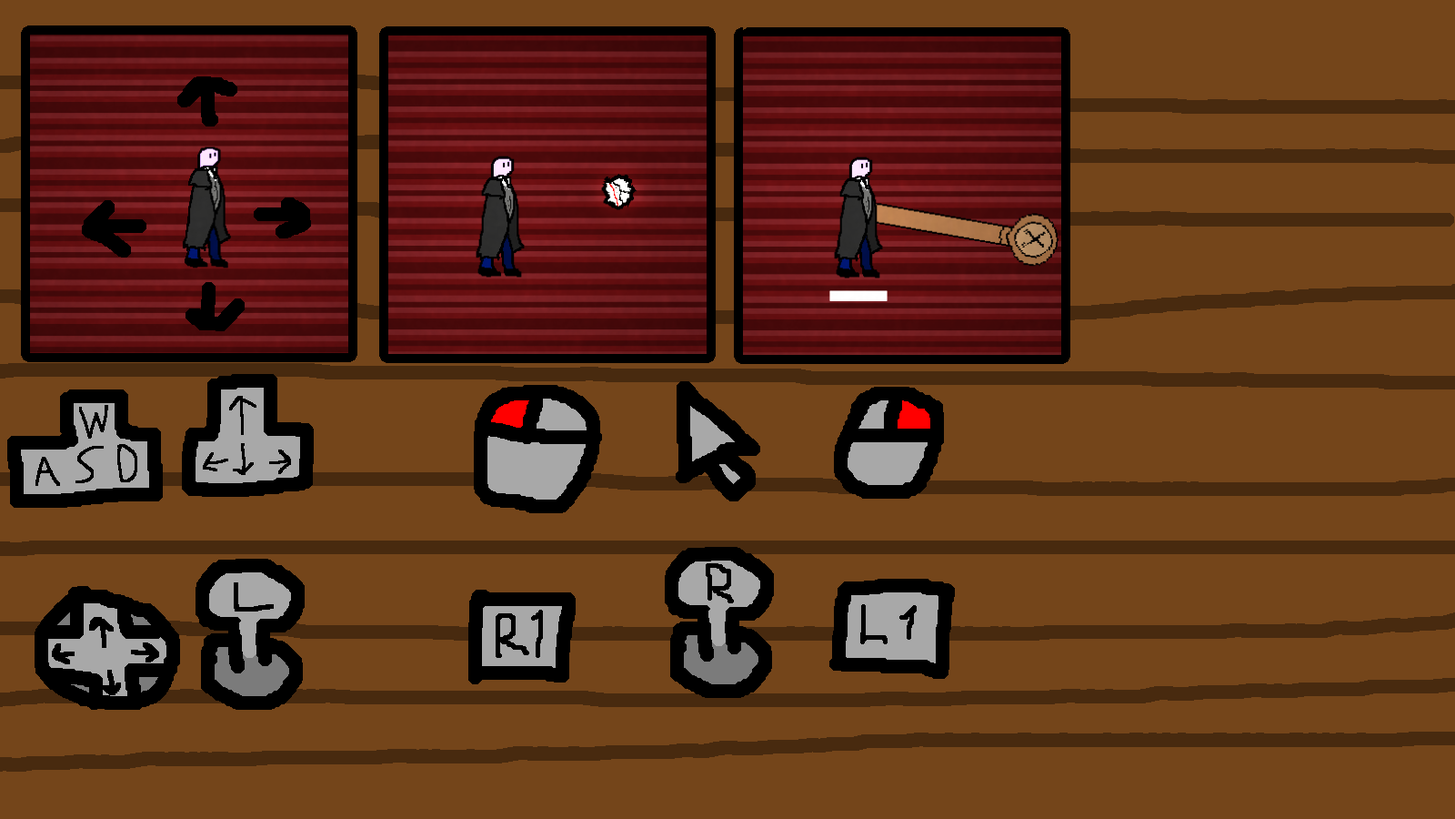
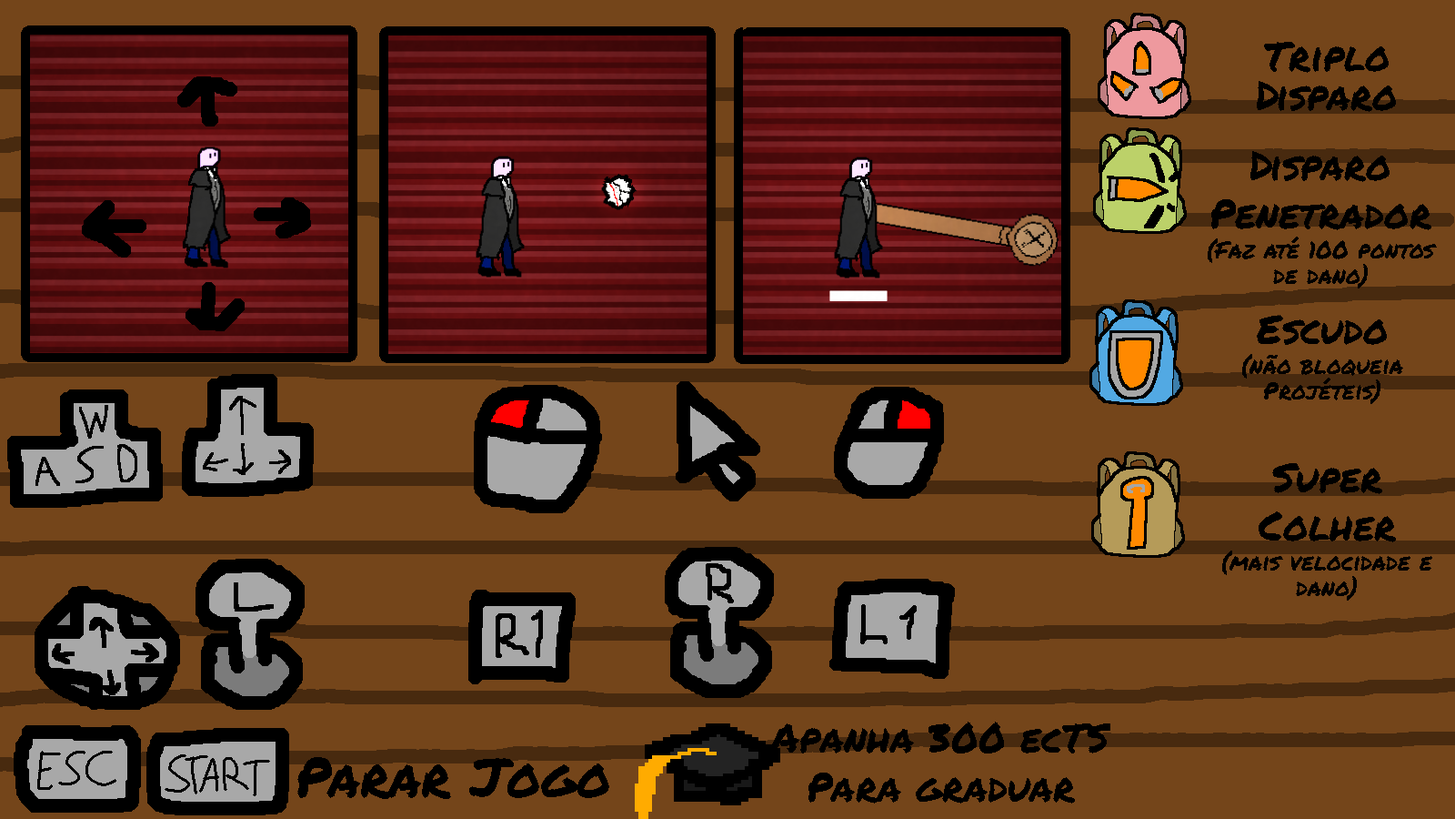
Comparing the layer stacks of the two 1455px x 819px images. Changes:
added layer "Parar Jogo" above "Pause Game" over bbox(297, 756, 610, 799)
added layer "Apanha 300 ecTS ..." above "Get 300 ECTS ..." over bbox(770, 721, 1111, 804)
added layer "PlayerCap.png" above "Camada #5" over bbox(634, 723, 781, 819)
added layer "Camada #5" above "Camada #2" over bbox(13, 724, 290, 815)
added layer "Super Colher ..." above "Super Spoon ..." over bbox(1222, 462, 1433, 601)
added layer "Escudo ..." above "Shield ..." over bbox(1242, 314, 1404, 404)
added layer "Disparo Penetrador (Faz até 10..." above "Piercing Shot (Up to 100 Damag..." over bbox(1207, 150, 1438, 289)
added layer "Triplo Disparo" above "Triple Shot" over bbox(1257, 41, 1397, 112)
added layer "GameTriple.png" above "GameShield.png" over bbox(1097, 12, 1192, 120)
added layer "GameShield.png" above "GamePierce.png" over bbox(1089, 299, 1184, 406)
added layer "GamePierce.png" above "GameBonk.png" over bbox(1093, 127, 1188, 234)
added layer "GameBonk.png" above "Fundo" over bbox(1091, 451, 1186, 558)
